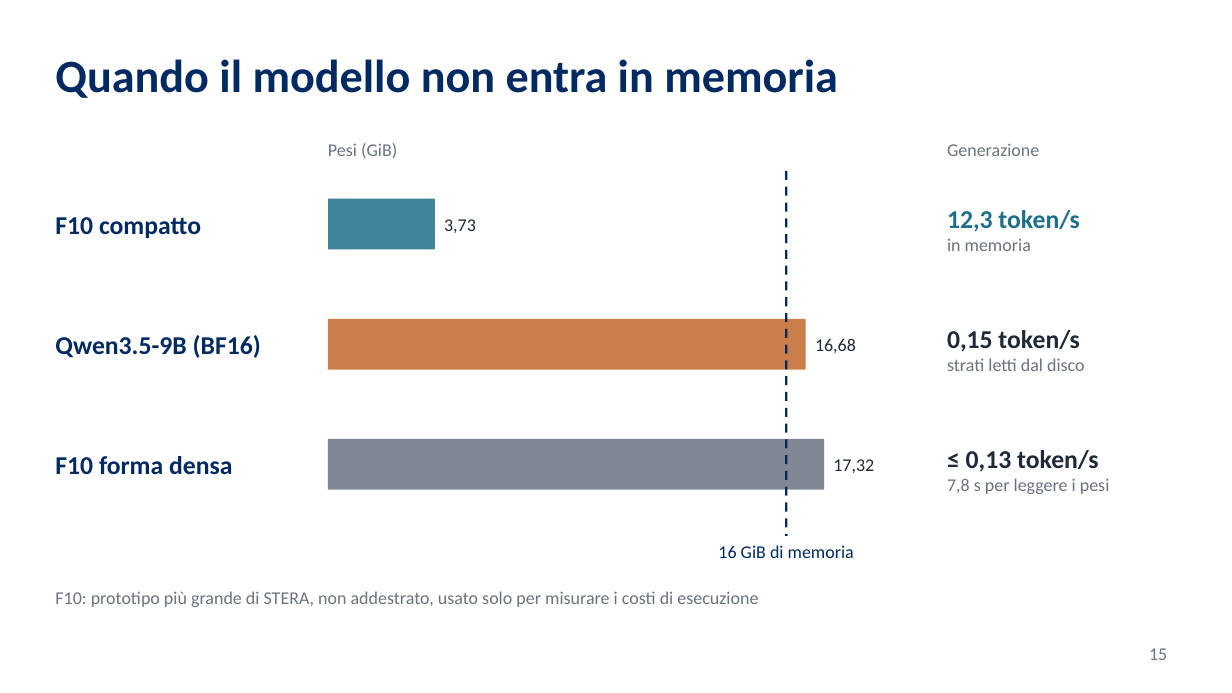
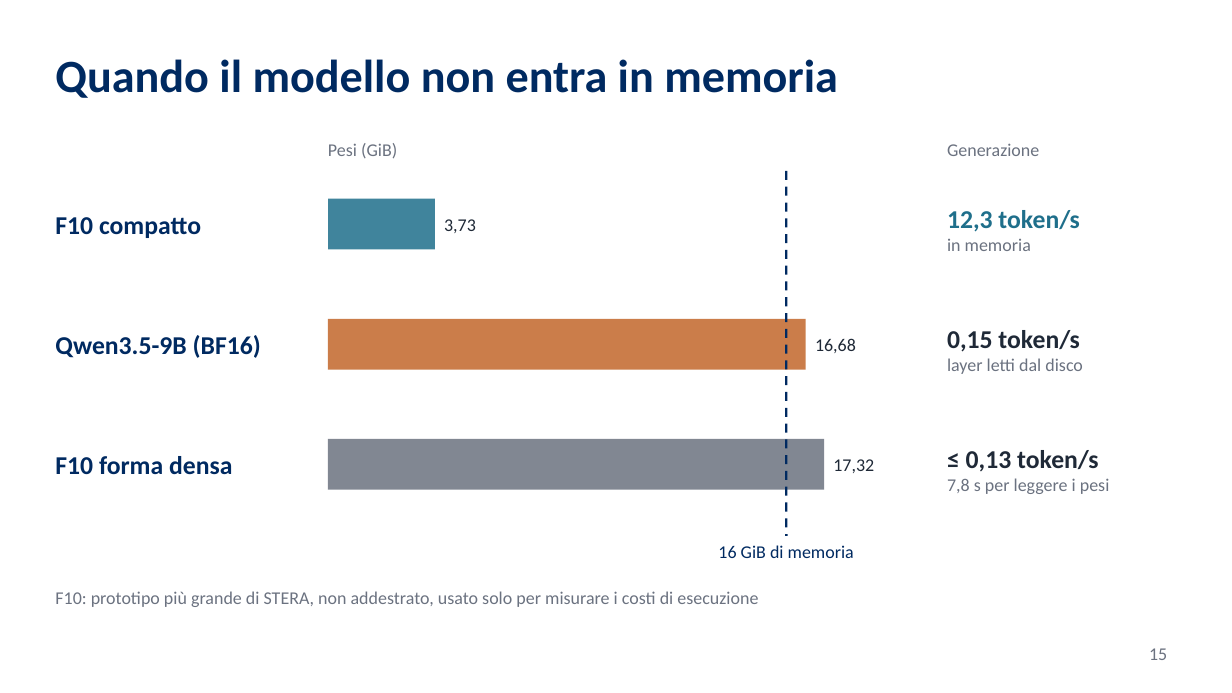
Before and after one commit to KatoteshiKuka/stera-rowmask23, a slide deck: slide 15 of presentazione/STERA_presentazione_laurea.pptx. Drawn at 1232x693 pixels with LibreOffice and Linux fonts; fonts in the diff are those of the drawing; background and template pictures are left out. Boxes give left, top, right and bottom in pixels: in the first picture for what was removed or moved away, otherwise in the second. Text is boxed around its words. In the diff, an @@ line names an element or a change of style, - is before the commit and + after.

```diff
--- a/presentazione/STERA_presentazione_laurea.pptx
+++ b/presentazione/STERA_presentazione_laurea.pptx
@@ text at (947,358,1083,374): text changed @@
-strati letti dal disco
+layer letti dal disco
```
Also in this commit, not shown: 9 other slides changed, 22 other files.
